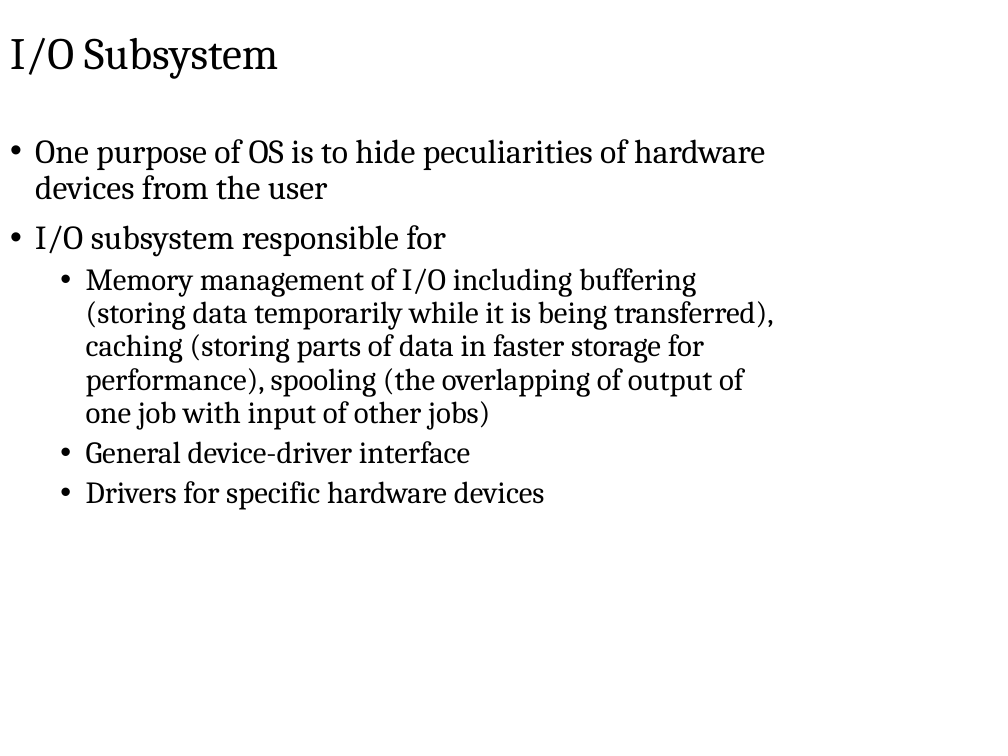
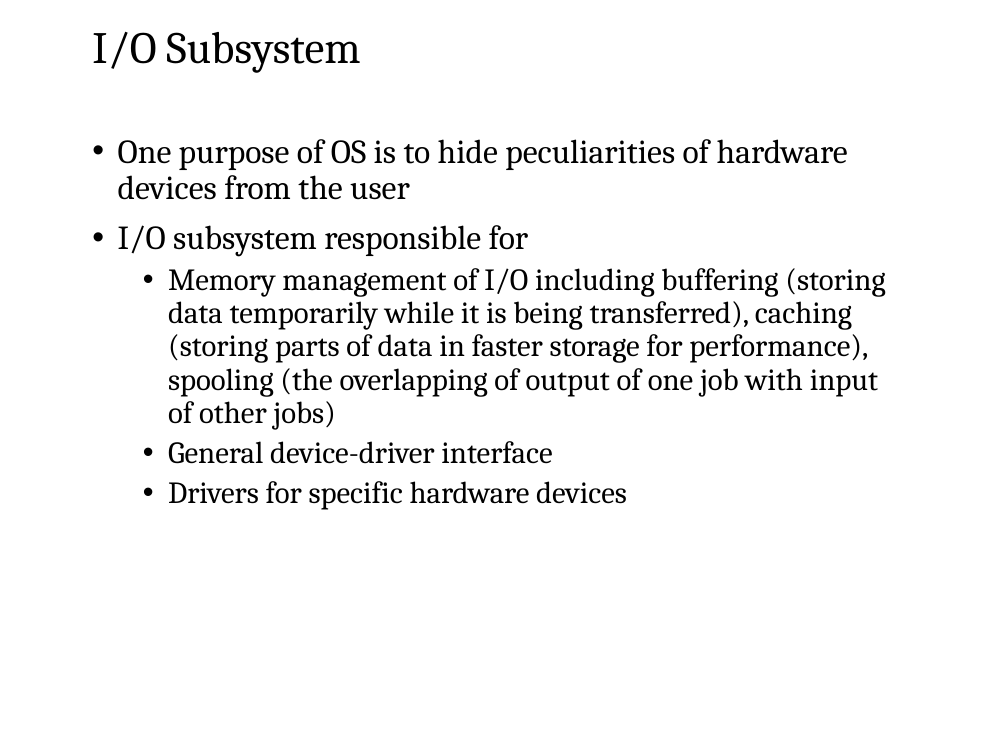
Before and after one commit to josiahkeaton/Training-Materials, a slide deck: slide 42 of Software Testing/Fundamentals of Computer & OS Concepts/ch1.ppt. Drawn at 1008x756 pixels with LibreOffice and Linux fonts; fonts in the diff are those of the drawing; background and template pictures are left out. Boxes give left, top, right and bottom in pixels: in the first picture for what was removed or moved away, otherwise in the second. Text is boxed around its words. In the diff, an @@ line names an element or a change of style, - is before the commit and + after.

```diff
--- a/Software Testing/Fundamentals of Computer & OS Concepts/ch1.ppt
+++ b/Software Testing/Fundamentals of Computer & OS Concepts/ch1.ppt
@@ title "I/O Subsystem": place and size @@
-title "I/O Subsystem" at [10, 38, 278, 79]
+title "I/O Subsystem" at [92, 32, 360, 73]
@@ text "One purpose of OS is ..." rewrapped from [35, 139, 774, 510] to [118, 139, 885, 510] @@
```
Also in this commit, not shown: 31 other slides changed, 24 other files.
